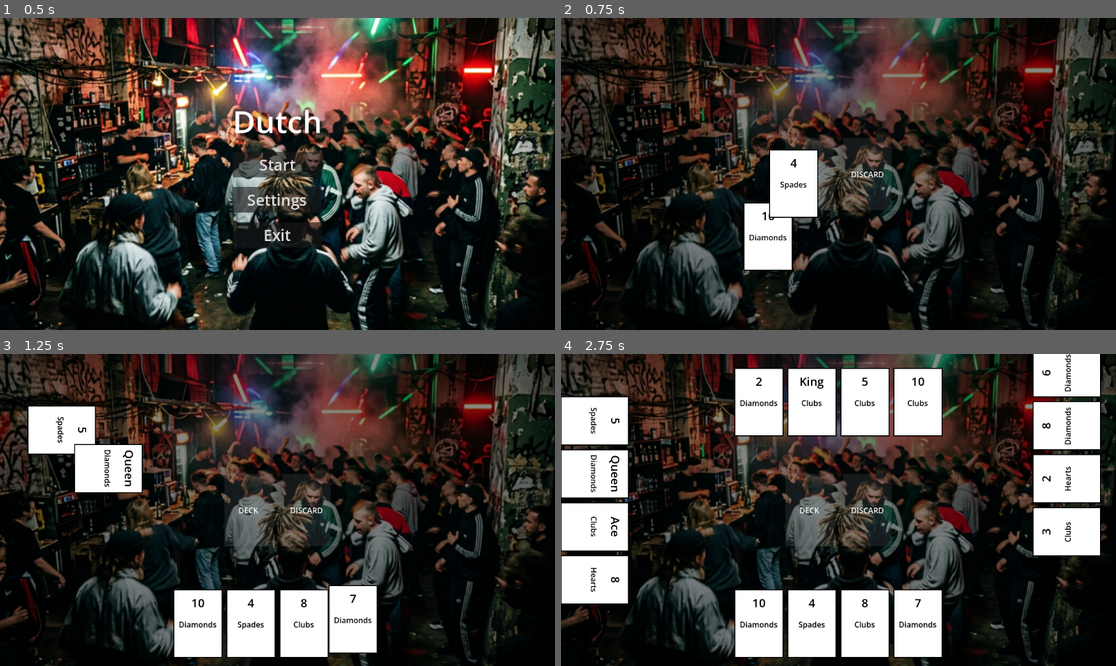
Above: before the commit, frames 1-4 (two rows, left to right).
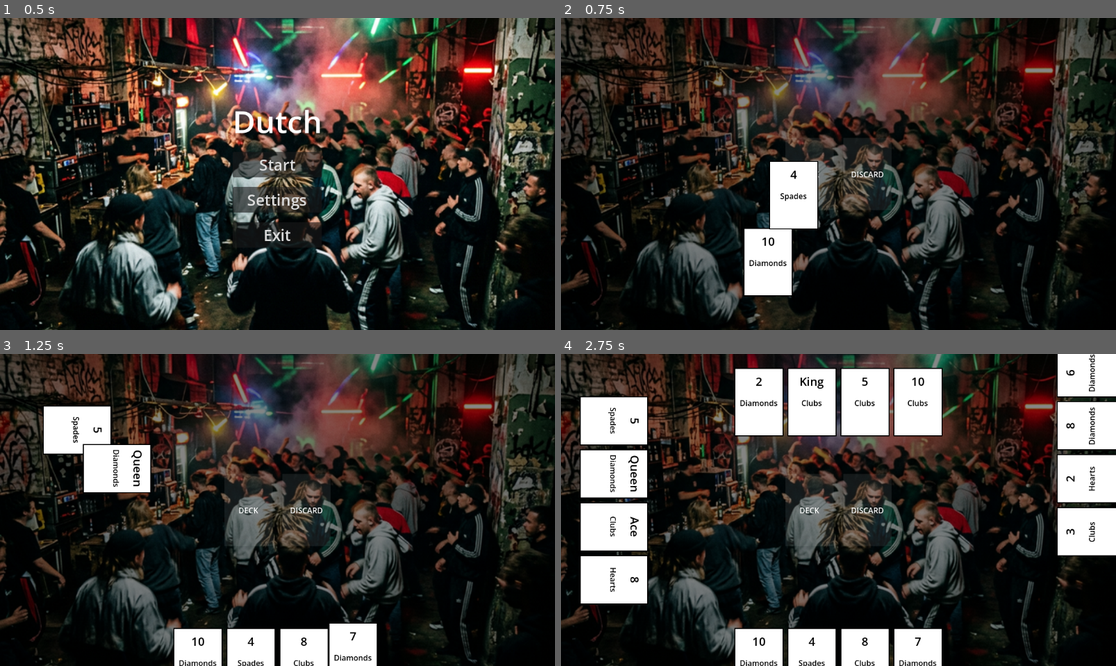
Above: after the commit, the same moments.

Repository: DinVin24/dutch
Game: Godot game, scene res://main_menu.tscn
Same seed, same stepped clock (60 frames per second), same inputs: the game is played once before the commit and once after it.
Inputs (mouse positions are in pixels of both pictures, inside the frame that each line leads up to):
- Up to frame 1 (0.5 s): no input
- Up to frame 2 (0.75 s): click "Start" at 0.5 s
- Up to frame 3 (1.25 s): no input
- Up to frame 4 (2.75 s): move the mouse to (760, 622) at 1.27 s; click (760, 622) at 1.42 s; move the mouse to (810, 622) at 2.02 s; click (810, 622) at 2.17 s

Frame 1 is identical in both runs. In frame 2, 2.0% of the frame differs, in the area x 32-47%, y 42-90%; in frame 3, 7.2%; in frame 4, 15%, in the area x 0-100%, y 0-100%.

Commit message:
Force height centering for side players and adjust card offsets

Diff:
--- a/game_board.gd
+++ b/game_board.gd
@@ -51,23 +51,25 @@
 		# Base target positions relative to marker
 		var start_pos: Vector2
 		if is_vertical:
-			# For vertical layouts, center the spread around the marker's Y
-			var start_y = marker.global_position.y - (total_spread / 2.0)
+			# USE THE SAME CENTER Y FOR BOTH LEFT AND RIGHT
+			# (Calculated from the viewport center to avoid any marker drift)
+			var center_y = get_viewport_rect().size.y / 2.0
+			var start_y = center_y - (total_spread / 2.0)
 
 			var x_pos = marker.global_position.x
 			if marker == player_pos_right:
-				# Center them better and move more right (shifted +30px X, removed the test +20px Y)
-				x_pos += 30
+				# Move RIGHT player MORE right (away from center)
+				x_pos += 80
 			elif marker == player_pos_left:
-				# Move a bit more to the right (shifted +40px X)
-				x_pos += 40
+				# Move LEFT cards to the right (closer to center)
+				x_pos += 80
 
 			start_pos = Vector2(x_pos, start_y)
 		else:
 			# For horizontal layouts (Top/Bottom), center around marker's X
 			var start_x = marker.global_position.x - (total_spread / 2.0)
-			# Move bottom player lower (changed -70 to +20)
-			var y_offset = 20 if marker == player_pos_bottom else 0
+			# Move bottom player LOWER (changed from +20 to +100)
+			var y_offset = 100 if marker == player_pos_bottom else 0
 			start_pos = Vector2(start_x, marker.global_position.y + y_offset)
 
 		for i in range(cards_per_player):
